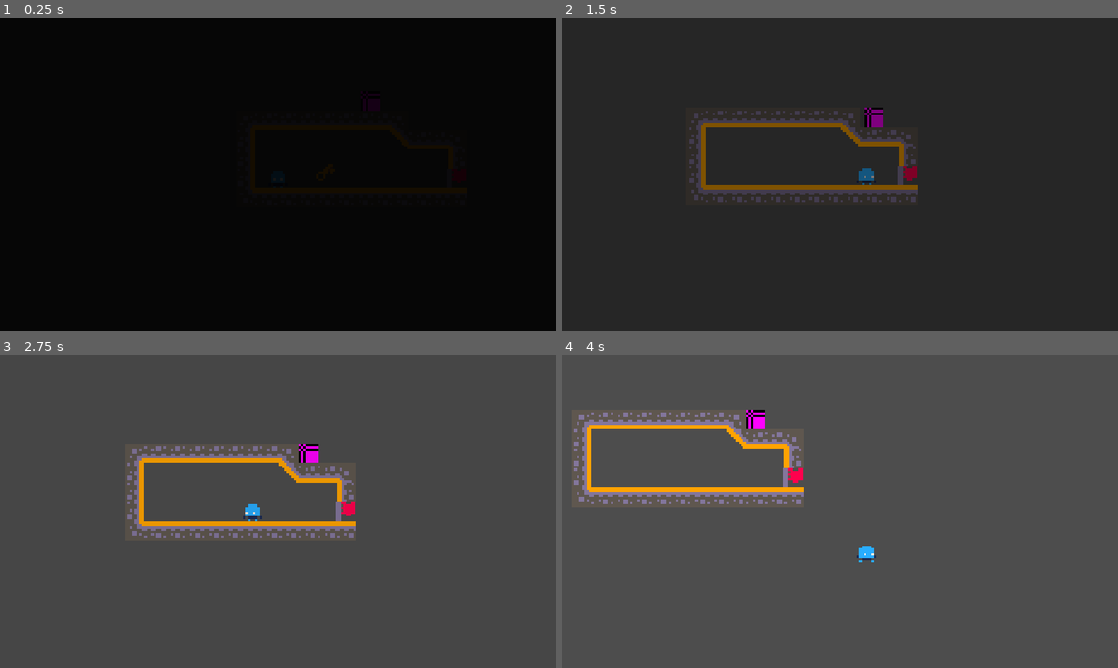
Above: before the commit, frames 1-4 (two rows, left to right).
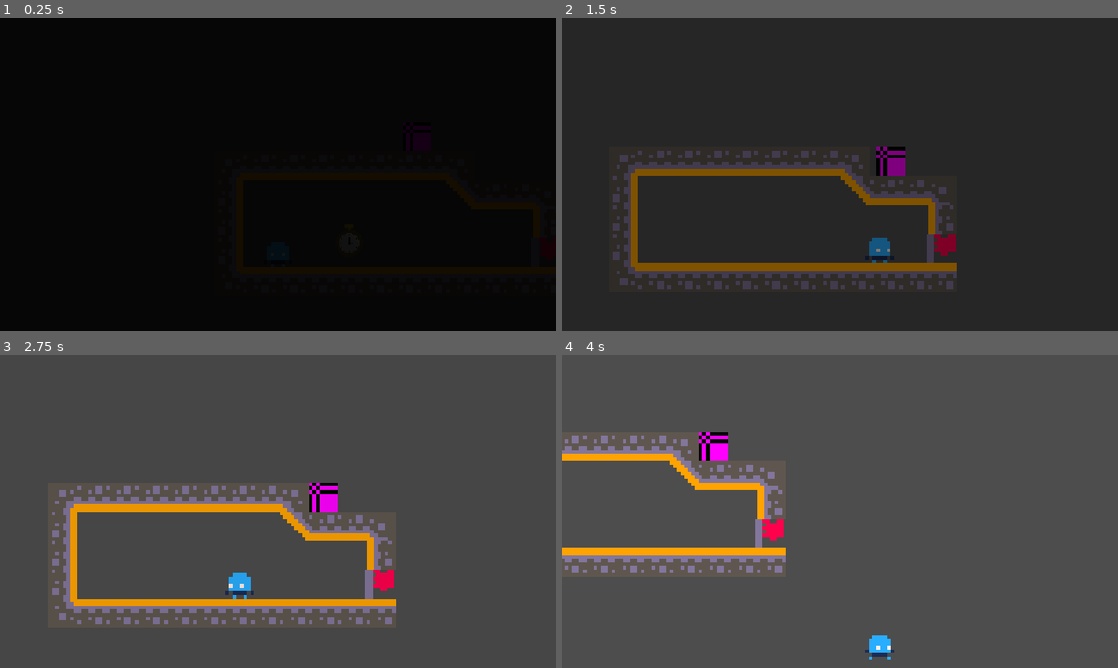
Above: after the commit, the same moments.

Repository: GameJam-NACRE/GMTK-2026
Game: Godot game, scene res://scenes/levels/phase0/level_0.tscn
Two runs of this game, one before a commit and one after it. Both use one fixed random seed, a clock stepped at 60 frames per second and the inputs below. This scene is started directly instead of the project's main scene.
Inputs:
- Up to frame 1 (0.25 s): no input
- Up to frame 2 (1.5 s): tap Enter at 0.5 s; hold D (move_right) from 0.53 s (still down); tap P at 0.6 s; tap W (move_up) at 0.77 s; tap O at 1.35 s
- Up to frame 3 (2.75 s): tap W (move_up) at 1.52 s; release D (move_right) at 2.03 s; hold A (move_left) from 2.03 s (still down); tap P at 2.1 s
- Up to frame 4 (4 s): release A (move_left) at 2.78 s; hold D (move_right) from 2.78 s (still down); tap O at 2.85 s; tap W (move_up) at 3.02, 3.77 s; tap P at 3.6 s

The runs differ from the first frame. In frame 2, 11% of the frame differs, in the area x 9-71%, y 28-87%; in frame 3, 11%; in frame 4, 8.2%.

Commit message:
modif collectible

Diff:
--- a/scenes/items/time_collectible.tscn
+++ b/scenes/items/time_collectible.tscn
@@ -2,11 +2,12 @@
 
 [ext_resource type="Script" uid="uid://6a4bbk6ojaqw" path="res://src/items/time_collectible.gd" id="1_84486"]
 [ext_resource type="PackedScene" uid="uid://dkem8154kulh3" path="res://scenes/items/collectible_sprite_2d.tscn" id="2_7pwg8"]
+[ext_resource type="Texture2D" uid="uid://c0h13owrk2fb8" path="res://assets/Clock.png" id="3_lhkxf"]
 
 [sub_resource type="CircleShape2D" id="CircleShape2D_byafj"]
 radius = 21.095022
 
-[node name="TimeCollectible" type="Area2D" unique_id=357789584]
+[node name="TimeCollectible" type="Area2D" unique_id=1478047219]
 script = ExtResource("1_84486")
 
 [node name="CollisionShape2D" type="CollisionShape2D" parent="." unique_id=845098251]
@@ -14,3 +15,8 @@
 shape = SubResource("CircleShape2D_byafj")
 
 [node name="CollectibleSprite2D" parent="." unique_id=495970359 instance=ExtResource("2_7pwg8")]
+position = Vector2(0.99999994, -3.0000002)
+scale = Vector2(0.6, 0.6)
+texture = ExtResource("3_lhkxf")
+
+[connection signal="body_entered" from="." to="." method="_on_body_entered"]
--- a/scenes/player/player.tscn
+++ b/scenes/player/player.tscn
@@ -72,4 +72,7 @@
 shape = SubResource("RectangleShape2D_0xm2m")
 
 [node name="Camera2D" type="Camera2D" parent="." unique_id=923523403]
+offset = Vector2(0, -100)
+zoom = Vector2(1.5, 1.5)
 position_smoothing_enabled = true
+rotation_smoothing_enabled = true
